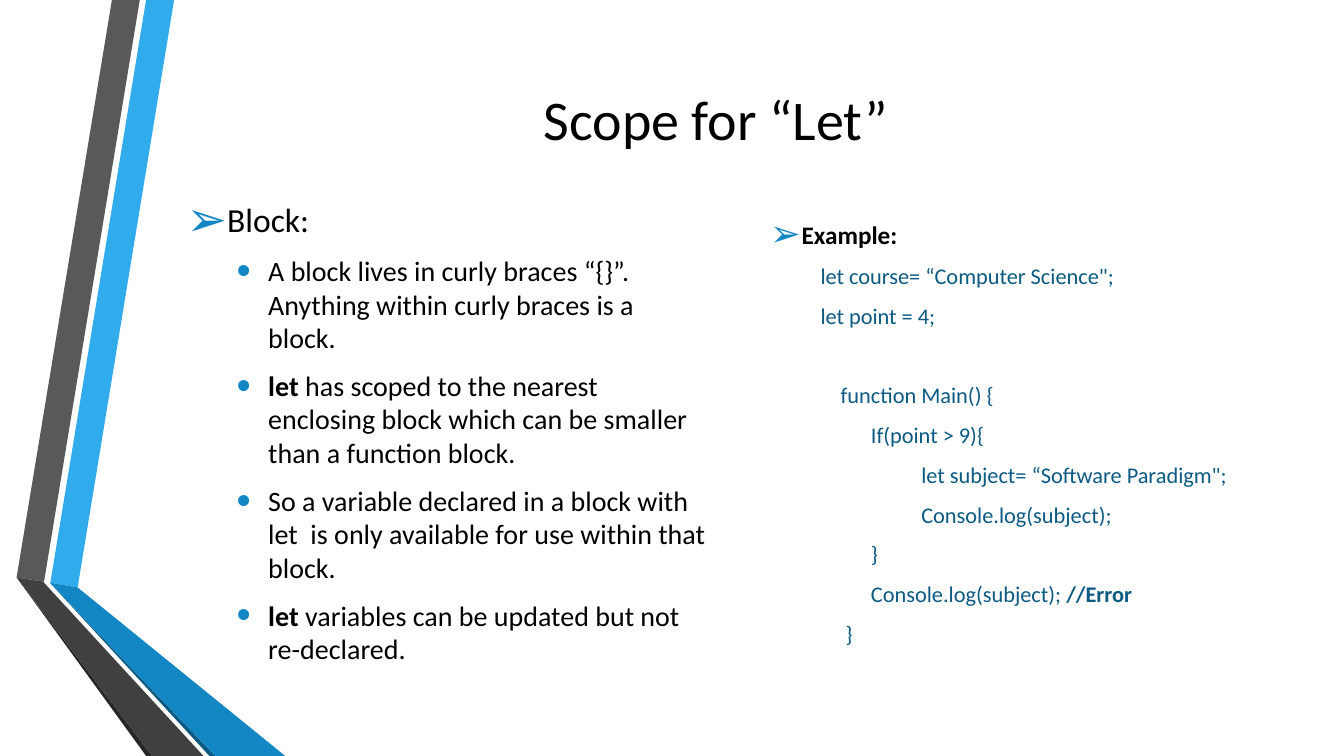
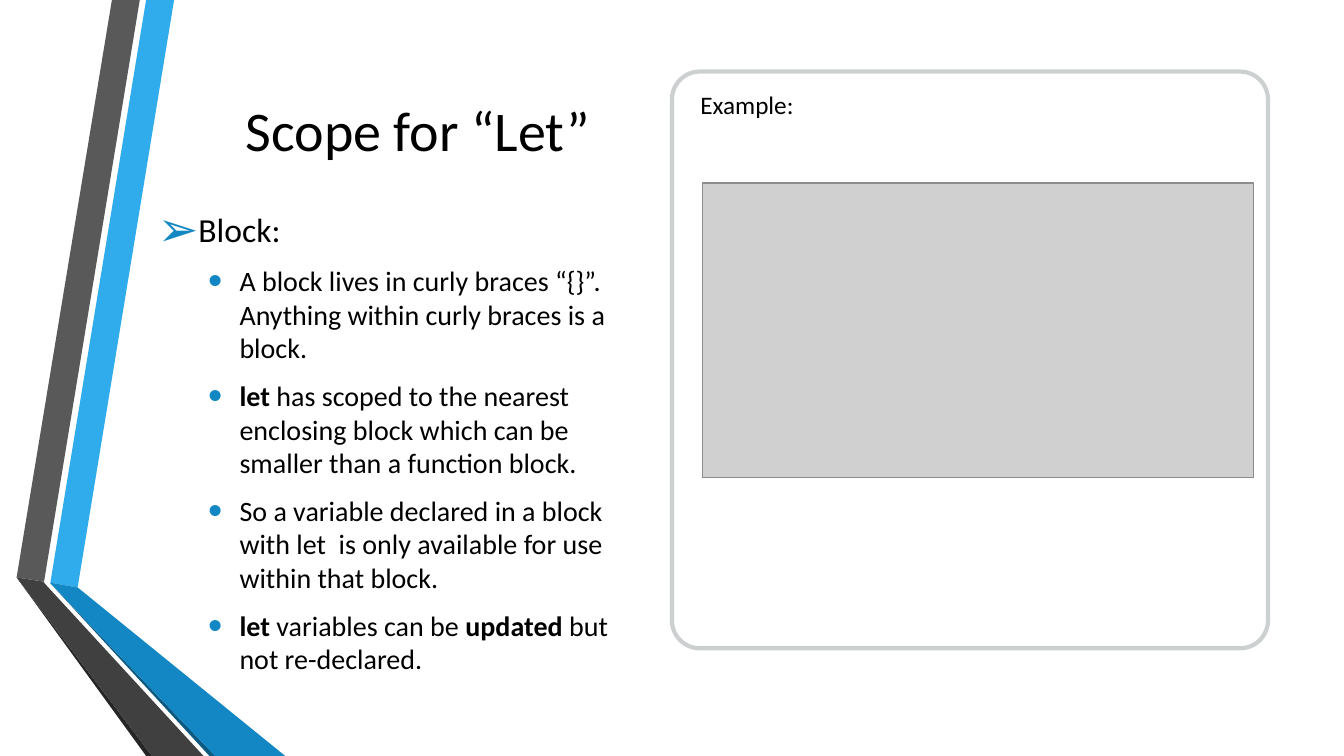
Before and after one commit to kalyank12/SoftwareParadigms, a slide deck: slide 10 of PPT/Group02-Component1.pptx. Drawn at 1344x756 pixels with LibreOffice and Linux fonts; fonts in the diff are those of the drawing; grey boxes stand for pictures; background and template pictures are left out. Boxes give left, top, right and bottom in pixels: in the first picture for what was removed or moved away, otherwise in the second. Text is boxed around its words. In the diff, an @@ line names an element or a change of style, - is before the commit and + after.

Commit message:
Add files via upload
Update with few slides contents and formatting of all slides

```diff
--- a/PPT/Group02-Component1.pptx
+++ b/PPT/Group02-Component1.pptx
@@ freeform shape removed at bbox=[50, 0, 174, 588] @@
@@ freeform shape added at bbox=[50, 0, 174, 588], fill #30ACEC @@
@@ title "Scope for “Let”": place and size @@
-title "Scope for “Let”" at bbox=[544, 99, 887, 149]
+title "Scope for “Let”" at bbox=[246, 110, 589, 160]
@@ rounded rectangle added at bbox=[673, 72, 1268, 648], fill #FFFFFF, outline #979D9F 3 pt @@
@@ text added at bbox=[700, 96, 793, 118], 18 pt, text #000000 @@
+Example:
@@ picture added at bbox=[703, 184, 1254, 478] @@
@@ text "Block:": place and size @@
-text "Block:" at bbox=[227, 208, 705, 660]
+text "Block:" at bbox=[198, 218, 608, 670]
@@ text removed at bbox=[802, 226, 1227, 606] @@
-➢ Example:
-  let course= “Computer Science";
-  let point = 4;
-  function Main() {
-  If(point > 9){
-  let subject= “Software Paradigm";
-  Console.log(subject);
-  }
-  Console.log(subject); //Error
-  }
@@ freeform shape removed at bbox=[50, 584, 216, 756] @@
@@ freeform shape removed at bbox=[50, 583, 285, 756] @@
@@ freeform shape added at bbox=[50, 584, 216, 756], fill #0C5A82 @@
@@ freeform shape added at bbox=[50, 583, 285, 756], fill #1287C3 @@
@@ text at bbox=[240, 616, 608, 670]: bold on in "updated" @@
```
Also in this commit, not shown: 18 other slides changed.
